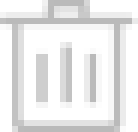
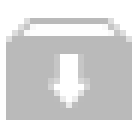
Layered file, before and after one edit (w=138, h=132). Changes by layer:
added layer "Shape 2" above "Shape 1" over [48, 54, 90, 108]
added layer "Shape 1" above "Rectangle 1" over [6, 18, 132, 42]
added layer "Rectangle 1" above "Layer 2" over [6, 42, 132, 120]
hid "trash" over [0, 0, 138, 132]
painted on "Layer 1" over [0, 0, 138, 132]
